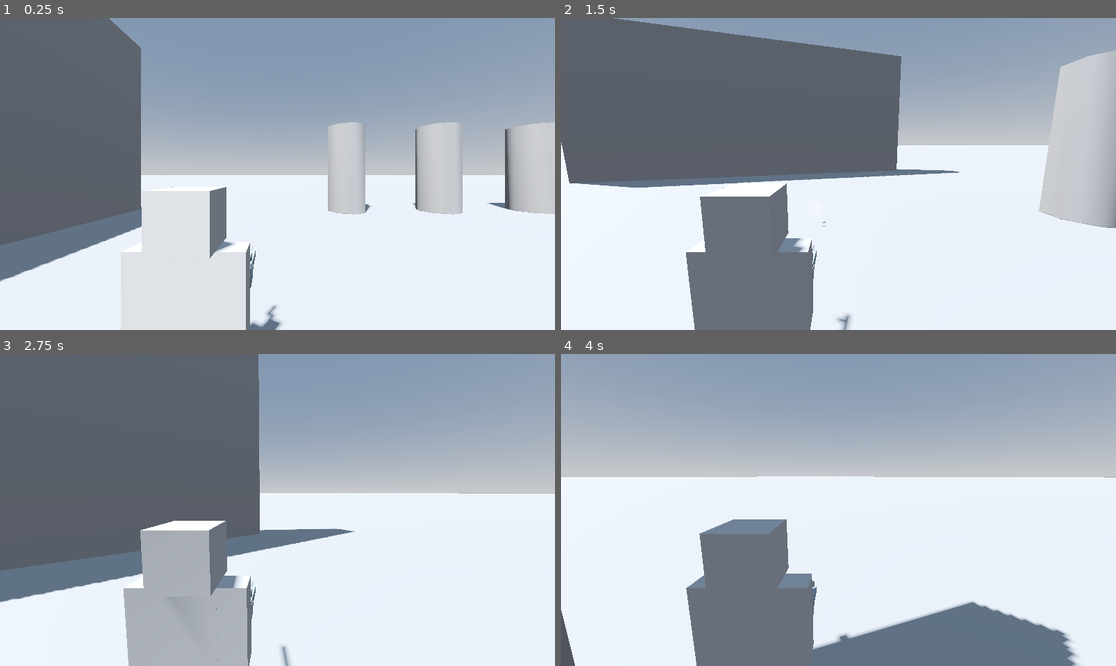
Above: before the commit, frames 1-4 (two rows, left to right).
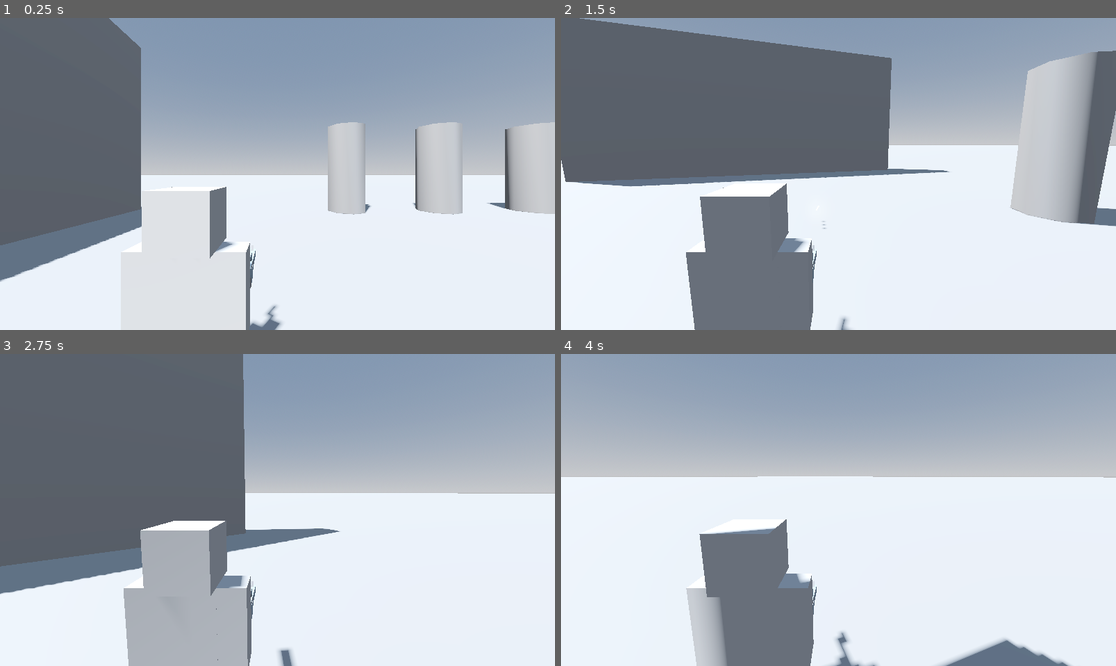
Above: after the commit, the same moments.

Repository: cheskya/ISCS3014-Project5
Game: Godot game, scene res://main.tscn
Same seed, same stepped clock (60 frames per second), same inputs: the game is played once before the commit and once after it.
Inputs (mouse positions are in pixels of both pictures, inside the frame that each line leads up to):
- Up to frame 1 (0.25 s): no input
- Up to frame 2 (1.5 s): tap Enter at 0.5 s; move the mouse to (960, 158) at 0.52 s; press the mouse at (960, 158) at 0.53 s; hold D (move_right) 0.53-1.28 s; move the mouse to (810, 174) at 1.27 s; release the mouse at (810, 174) at 1.28 s; hold W (move_forward) from 1.28 s (still down); tap Space (shoot) at 1.35 s
- Up to frame 3 (2.75 s): keep holding W (move_forward); move the mouse to (288, 503) at 2.02 s; press the mouse at (288, 503) at 2.03 s
- Up to frame 4 (4 s): keep holding W (move_forward); move the mouse to (832, 516) at 2.77 s; release the mouse at (832, 516) at 2.78 s; tap Space (shoot) at 2.85 s; move the mouse to (877, 513) at 3.52 s; press the mouse at (877, 513) at 3.53 s

The runs differ from the first frame. In frame 1, less than 0.1% of the frame differs, in the area x 3-97%, y 61-72%; in frame 2, 8.8%, in the area x 0-100%, y 0-100%; in frame 3, 3.1%; in frame 4, 7.9%.

Commit message:
Fix collisions

Diff:
--- a/main.tscn
+++ b/main.tscn
@@ -24,24 +24,32 @@
 transform = Transform3D(-0.866025, -0.433013, 0.25, 0, 0.5, 0.866025, -0.5, 0.75, -0.433013, 0, 7.1, 0)
 shadow_enabled = true
 
-[node name="CSGBox3D2" type="CSGBox3D" parent="."]
+[node name="Player" parent="." instance=ExtResource("1_xf2ck")]
+transform = Transform3D(1, 0, 0, 0, 1, 0, 0, 0, 1, 3.8, 1, 0.9)
+
+[node name="Enemies" type="CSGCombiner3D" parent="."]
+use_collision = true
+collision_layer = 24
+
+[node name="CSGCylinder3D" type="CSGCylinder3D" parent="Enemies"]
+transform = Transform3D(1.71408, 0, 0, 0, 2.10685, 0, 0, 0, 1.71408, 0, 2.79234, 8.90735)
+
+[node name="CSGCylinder3D2" type="CSGCylinder3D" parent="Enemies"]
+transform = Transform3D(1.71408, 0, 0, 0, 2.10685, 0, 0, 0, 1.71408, -4.20453, 2.79234, 8.90735)
+
+[node name="CSGCylinder3D3" type="CSGCylinder3D" parent="Enemies"]
+transform = Transform3D(1.71408, 0, 0, 0, 2.10685, 0, 0, 0, 1.71408, -8.61185, 2.79234, 8.90735)
+
+[node name="Indestructibles" type="CSGCombiner3D" parent="."]
+use_collision = true
+collision_layer = 18
+
+[node name="Wall" type="CSGBox3D" parent="Indestructibles"]
 transform = Transform3D(1, 0, 0, 0, 5.32, 0, 0, 0, 14.62, 10.2749, 4.2356, 0.238056)
 use_collision = true
 size = Vector3(1, 1.7085, 1.24023)
 
-[node name="CSGBox3D" type="CSGBox3D" parent="."]
+[node name="Floor" type="CSGBox3D" parent="Indestructibles"]
 transform = Transform3D(34.1912, 0, 0, 0, 1.03465, 0, 0, 0, 34.1912, 0.5, 0.5, 0.240967)
 use_collision = true
 size = Vector3(26.7, 1, 24.9)
-
-[node name="Player" parent="." instance=ExtResource("1_xf2ck")]
-transform = Transform3D(1, 0, 0, 0, 1, 0, 0, 0, 1, 3.8, 1, 0.9)
-
-[node name="CSGCylinder3D" type="CSGCylinder3D" parent="."]
-transform = Transform3D(1.71408, 0, 0, 0, 2.10685, 0, 0, 0, 1.71408, 0, 2.79234, 8.90735)
-
-[node name="CSGCylinder3D2" type="CSGCylinder3D" parent="."]
-transform = Transform3D(1.71408, 0, 0, 0, 2.10685, 0, 0, 0, 1.71408, -4.20453, 2.79234, 8.90735)
-
-[node name="CSGCylinder3D3" type="CSGCylinder3D" parent="."]
-transform = Transform3D(1.71408, 0, 0, 0, 2.10685, 0, 0, 0, 1.71408, -8.61185, 2.79234, 8.90735)
--- a/project.godot
+++ b/project.godot
@@ -47,3 +47,11 @@
 "events": [Object(InputEventKey,"resource_local_to_scene":false,"resource_name":"","device":0,"window_id":0,"alt_presse …(189 unchanged characters)…
 ]
 }
+
+[layer_names]
+
+3d_physics/layer_1="Player"
+3d_physics/layer_2="Indestructible"
+3d_physics/layer_3="Bullet"
+3d_physics/layer_4="Enemy"
+3d_physics/layer_5="Object"
--- a/scenes/player/player.tscn
+++ b/scenes/player/player.tscn
@@ -59,6 +59,7 @@
 height = 1.57821
 
 [node name="Player" type="CharacterBody3D"]
+collision_mask = 17
 script = ExtResource("2_87ker")
 
 [node name="CameraPivot" type="Node3D" parent="."]
